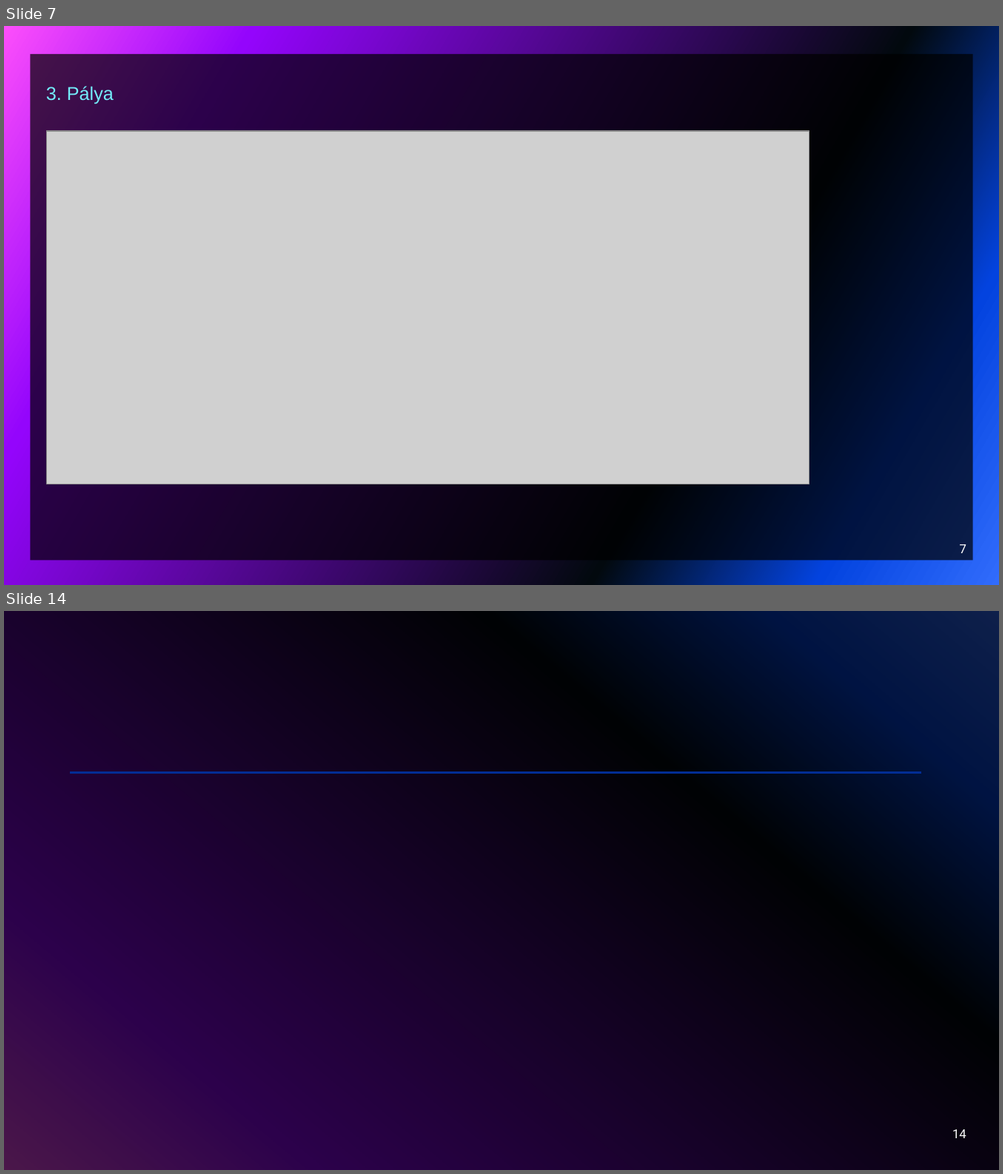
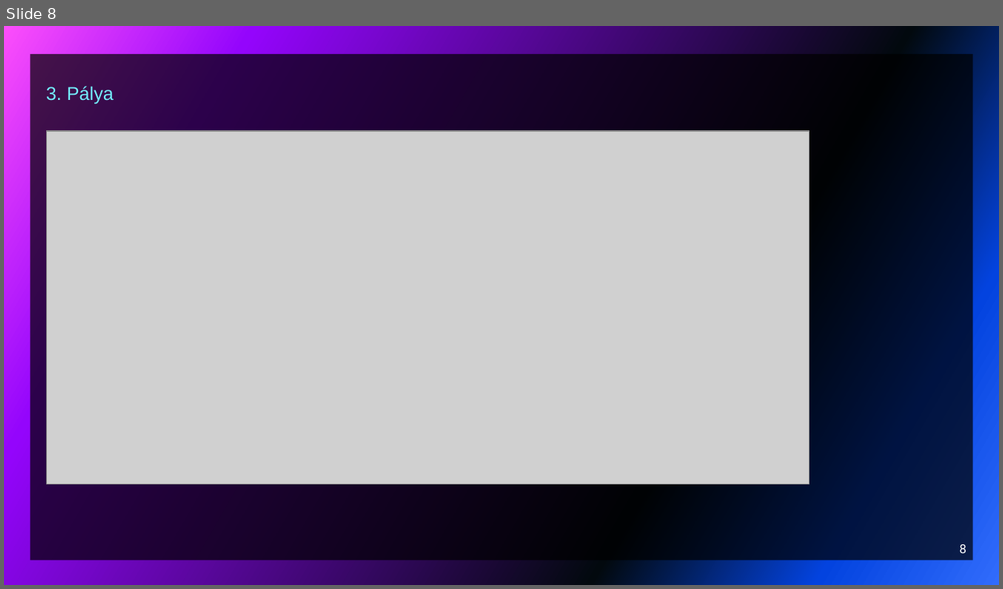
Before and after one commit to vargab3/Jumpermain, a slide deck: JUMPER.pptx. Shown one above the other, each under a label of ours: slides 7 and 14 before the commit, slide 8 after it; the slides between them are not shown. The pictures are 1003x1174 and 1003x589 pixels, drawn with LibreOffice and Linux fonts; fonts in the diff are those of the drawing; grey boxes stand for pictures. Boxes give left, top, right and bottom in pixels: in the first picture for what was removed or moved away, otherwise in the second. Text is boxed around its words. In the diff, an @@ line names an element or a change of style, - is before the commit and + after.

```diff
--- a/JUMPER.pptx
+++ b/JUMPER.pptx
@@ slide 14 removed at (4,611,999,1170), background gradient #316CFC to #0343DF to #02090E to #9405FC to #FC4EFB @@
@@ rectangle removed at (4,611,999,1170) @@
@@ line removed from (70, 773) to (922, 773) @@
@@ page number removed at (952,1130,966,1139) @@
-14
@@ what was slide 7 is now slide 8 @@
@@ page number at (959,545,966,554): text changed @@
-7
+8
```
Also in this commit, not shown: 1 slide changed, 5 slides added, 7 other slides removed.
